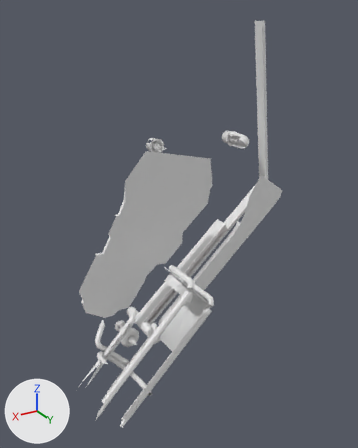
What one commit did to the OBJ model DarkChaos-Dev/gameitems/Primitive.LM_L_LLI_Parts.obj.
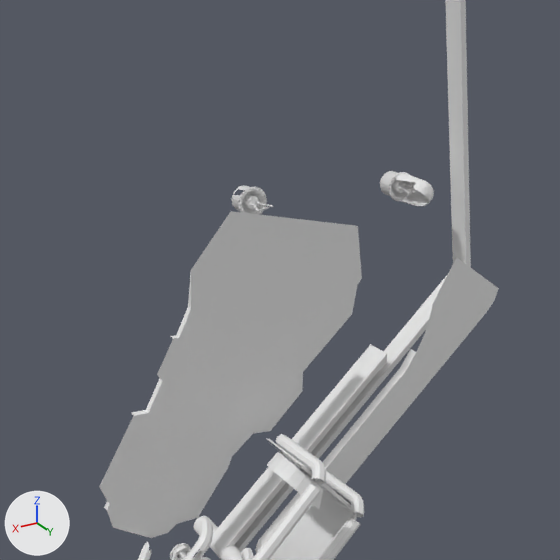
There are two pictures of each version: one whole from a 50 mm lens placed at (-1004.0, 532.0, 638.0), pointed at (-1265.0, 97.0, 421.0), one close up on the part from 8% to 88% of the width and 10% to 74% of the height. The axes (+X, +Y, +Z) are drawn at lower left. The lights are the same throughout. Where no turn or scale is listed for an object, it has been applied to the vertices. Vertices at the same position are counted once.

The scene before the commit, as lines of its bpy script (objects in view):
```python
me_lm_l_lli_parts = bpy.data.meshes.new('LM_L_LLI_Parts')
me_lm_l_lli_parts.from_pydata(...)  # 3423 vertices, 5473 faces; spans x -1410.0..-1124.0, y 22.0..165.0, z 235.0..628.0
ob_lm_l_lli_parts = bpy.data.objects.new('LM_L_LLI_Parts', me_lm_l_lli_parts)
ob_lm_l_lli_parts.location = (0.0, 0.0, 0.0)
```
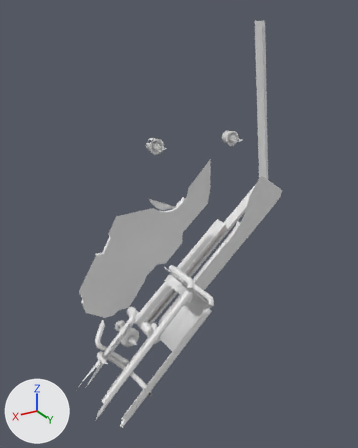
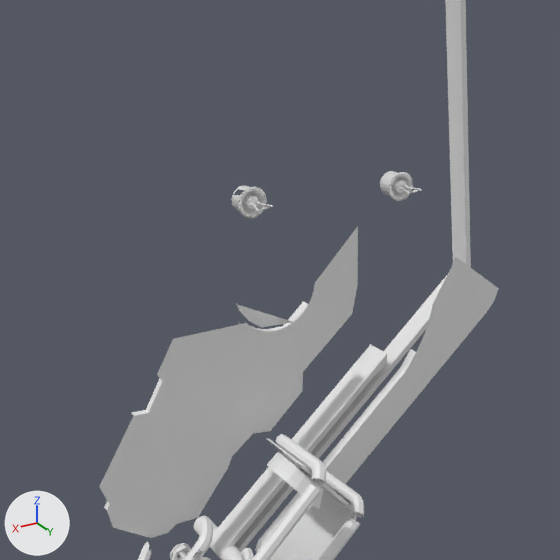
Changed parts and their boxes [x1, y1, x2, y2] in the close-ups (560 x 560 px; the box of a moved part takes in the faces that stretch with it):
part 1 of me_lm_l_lli_parts, deleted
    before: [396, 174, 434, 206]
part 2 of me_lm_l_lli_parts, moved or reshaped
    before: [170, 211, 362, 372]
    after: [163, 226, 358, 433]

Edits to the bpy script that builds the scene:
```text
Change me_lm_l_lli_parts:
    used by ob_lm_l_lli_parts; location = (0.0, 0.0, 0.0)
    remove me_lm_l_lli_parts.from_pydata(...)  # 3423 vertices, 5473 faces; spans x -1410.0..-1124.0, y 22.0..165.0, z 235.0..628.0
    add me_lm_l_lli_parts.from_pydata(...)  # 3374 vertices, 5390 faces; spans x -1410.0..-1124.0, y 22.0..165.0, z 235.0..628.0
    me_lm_l_lli_parts part 1: the loose piece of 61 vertices spanning x -1389.0..-1373.0, y 37.0..65.0, z 481.0..499.0 is deleted
    me_lm_l_lli_parts part 2: 16 vertices moved within x -1273.0..-1228.0, y 51.0..52.0, z 401.0..494.0; 8 vertices removed from x -1311.0..-1192.0, y 89.0..93.0, z 444.0..508.0; 20 vertices added at x -1304.0..-1235.0, y 89.0..93.0, z 436.0..459.0
```
